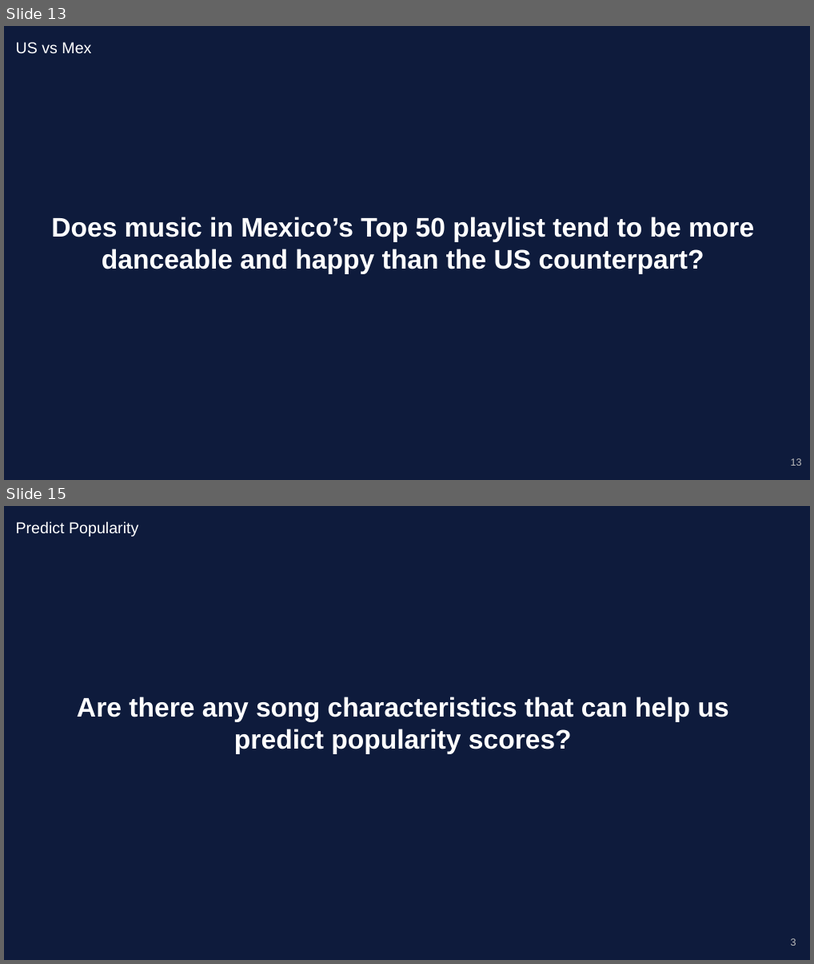
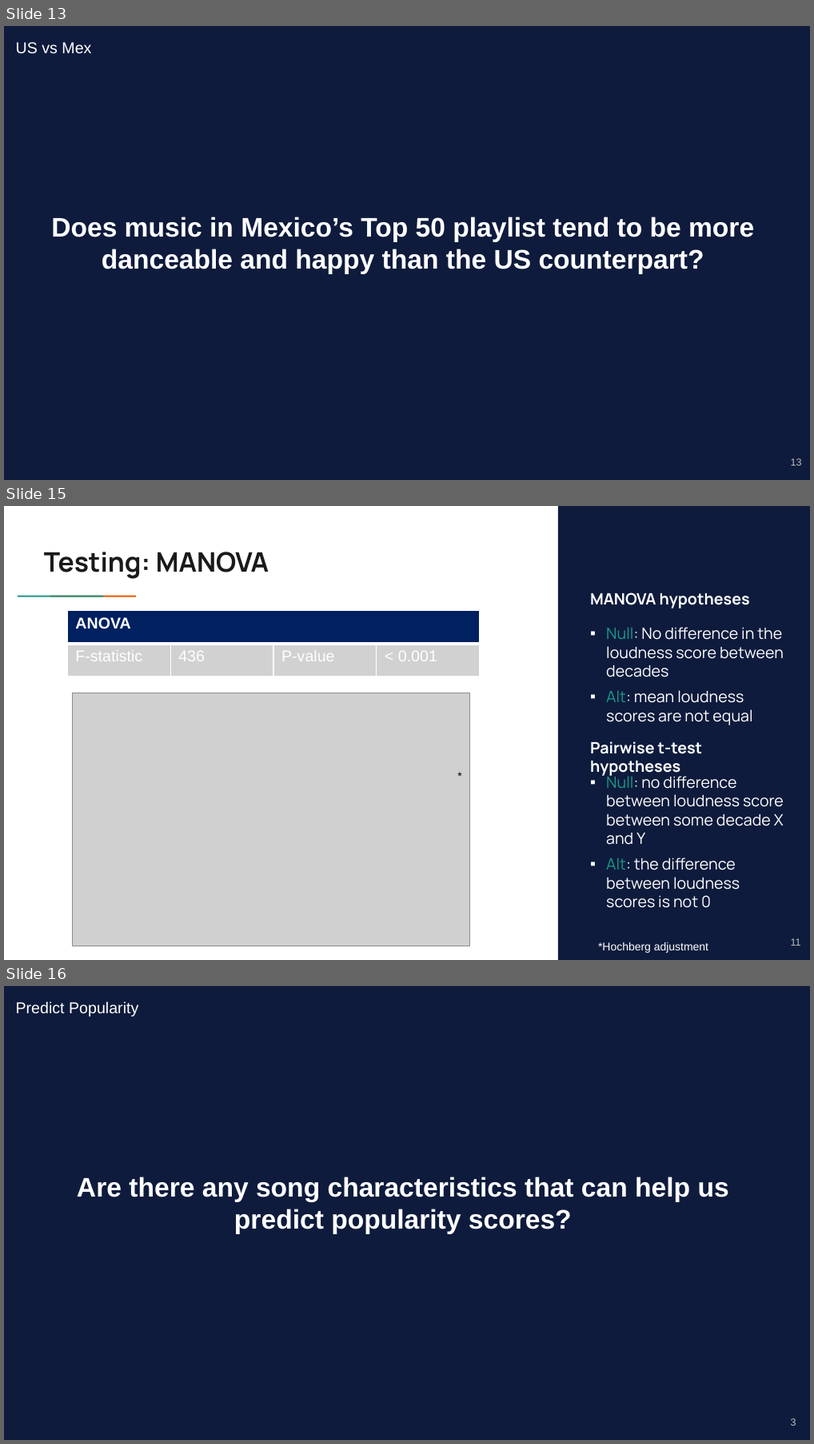
Before and after one commit to ModeEdna/511FinalProject, a slide deck: 511FinalPresentation.pptx. Shown one above the other, each under a label of ours: slides 13 and 15 before the commit, slides 13, 15 and 16 after it; the slides between them are not shown. The pictures are 814x964 and 814x1444 pixels, drawn with LibreOffice and Linux fonts; fonts in the diff are those of the drawing; grey boxes stand for pictures. Boxes give left, top, right and bottom in pixels: in the first picture for what was removed or moved away, otherwise in the second. Text is boxed around its words. In the diff, an @@ line names an element or a change of style, - is before the commit and + after.

```diff
--- a/511FinalPresentation.pptx
+++ b/511FinalPresentation.pptx
@@ slide 15 added at [4, 506, 810, 960], background #FFFFFF @@
@@ rectangle added at [558, 506, 810, 959], fill #0E1B3C @@
@@ title added at [44, 552, 269, 579], 24 pt, text #1A1A1A, bold @@
+Testing: MANOVA
@@ rectangle added at [44, 594, 78, 598], fill #1A9988 @@
@@ rectangle added at [77, 594, 110, 598], fill #EB5600 @@
@@ text added at [590, 592, 750, 608], 14 pt, text #FFFFFF, bold @@
+MANOVA hypotheses
@@ table added at [68, 611, 481, 676], 2 rows, 4 columns @@
+ANOVA |  |  | 
+F-statistic | 436 | P-value | < 0.001
@@ text added at [606, 627, 784, 725], 14 pt, text #FFFFFF @@
+▪ Null: No difference in the loudness score between decades
+▪ Alt: mean loudness scores are not equal
@@ picture added at [73, 692, 470, 945] @@
@@ text added at [590, 741, 703, 777], 14 pt, text #FFFFFF, bold @@
+Pairwise t-test hypotheses
@@ text added at [450, 765, 474, 788], 10 pt, text #000000 @@
+*
@@ text added at [606, 772, 784, 908], 14 pt, text #FFFFFF @@
+▪ Null: no difference between loudness score between some decade X and Y
+▪ Alt: the difference between loudness scores is not 0
@@ text added at [598, 942, 709, 952], 10 pt, text #FFFFFF @@
+*Hochberg adjustment
@@ text added at [791, 938, 802, 945], 9 pt, text #BDBDBD @@
+11
@@ what was slide 15 is now slide 16 @@
```
Also in this commit, not shown: 1 slide changed.
